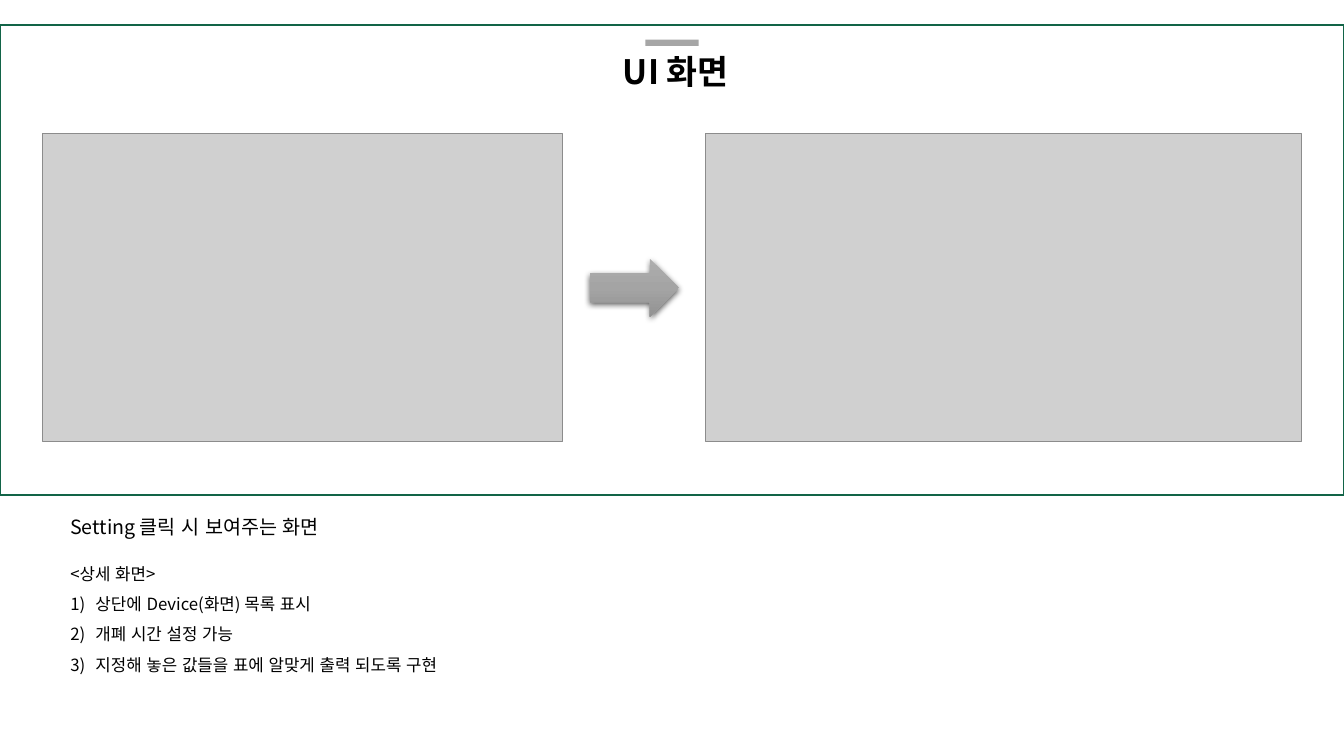
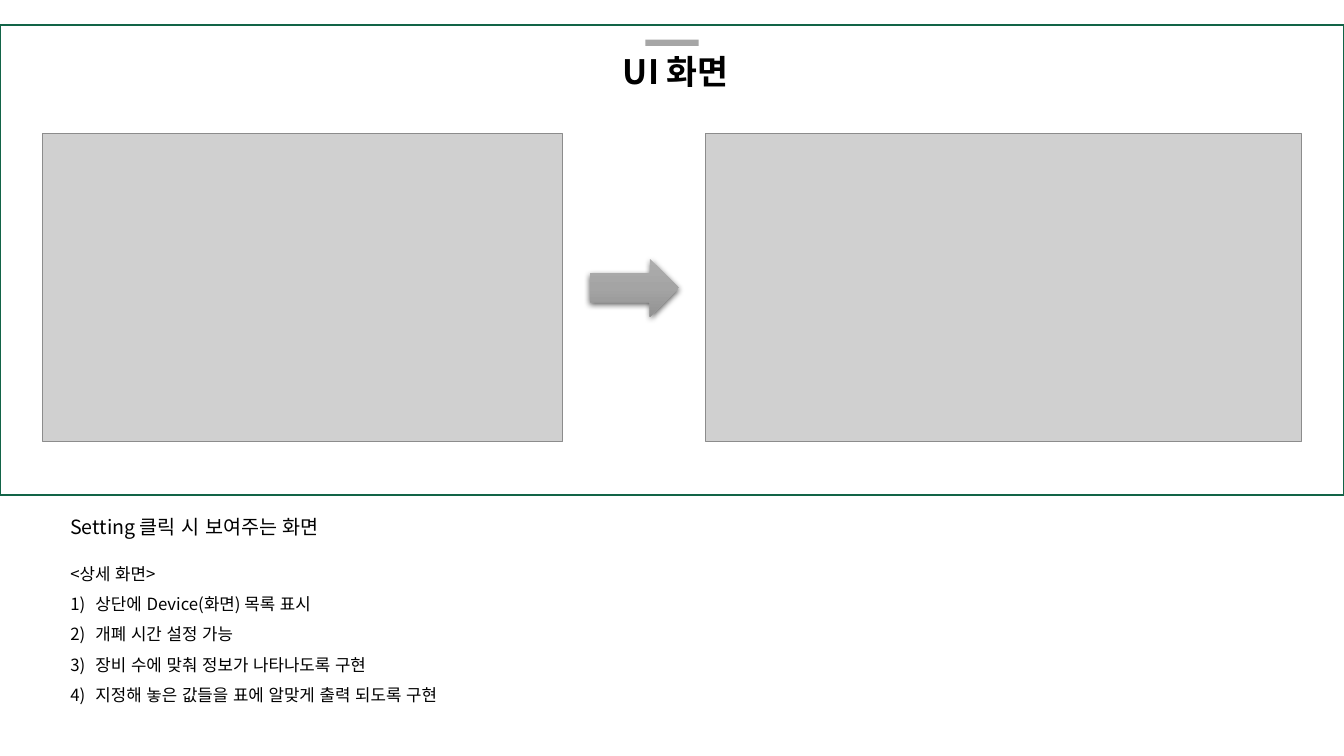
Before and after one commit to ssufunny/Internship-2022Winter, a slide deck: slide 7 of 화면 자료/ubifarm.pptx (slide 9 before the commit). Drawn at 1344x756 pixels with LibreOffice and Linux fonts; fonts in the diff are those of the drawing; grey boxes stand for pictures. Boxes give left, top, right and bottom in pixels: in the first picture for what was removed or moved away, otherwise in the second. Text is boxed around its words. In the diff, an @@ line names an element or a change of style, - is before the commit and + after.

```diff
--- a/화면 자료/ubifarm.pptx
+++ b/화면 자료/ubifarm.pptx
@@ text at (95, 657, 366, 673): paragraph added @@
+3) 장비 수에 맞춰 정보가 나타나도록 구현
```
Also in this commit, not shown: 2 other slides changed, 1 slide added, 4 slides removed.
